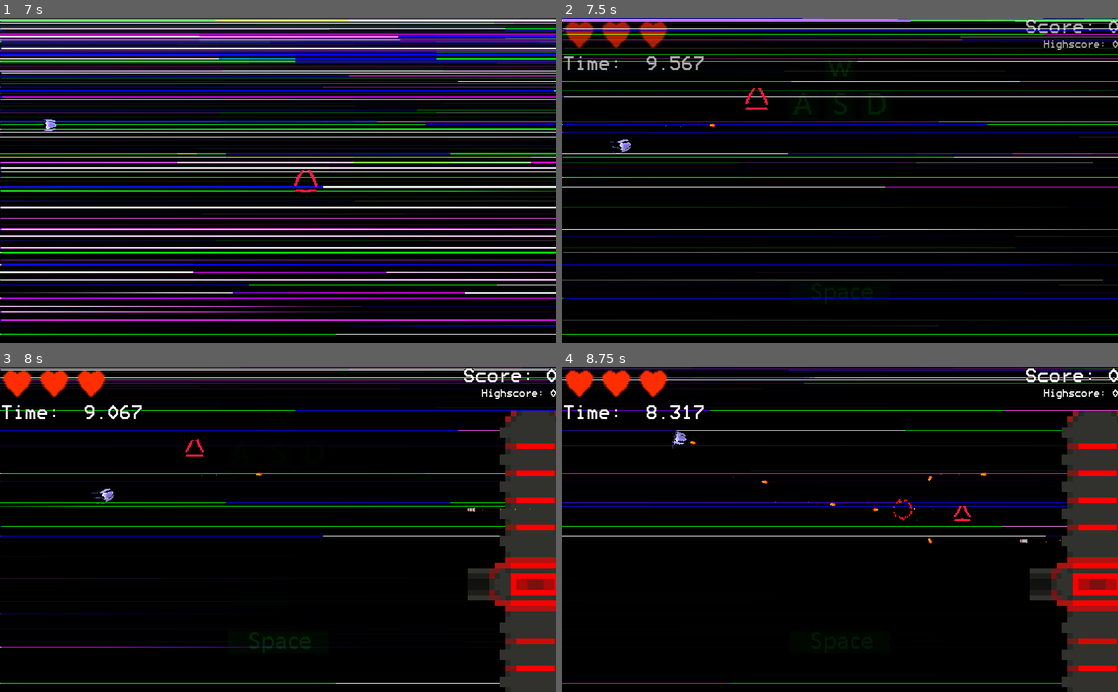
Above: before the commit, frames 1-4 (two rows, left to right).
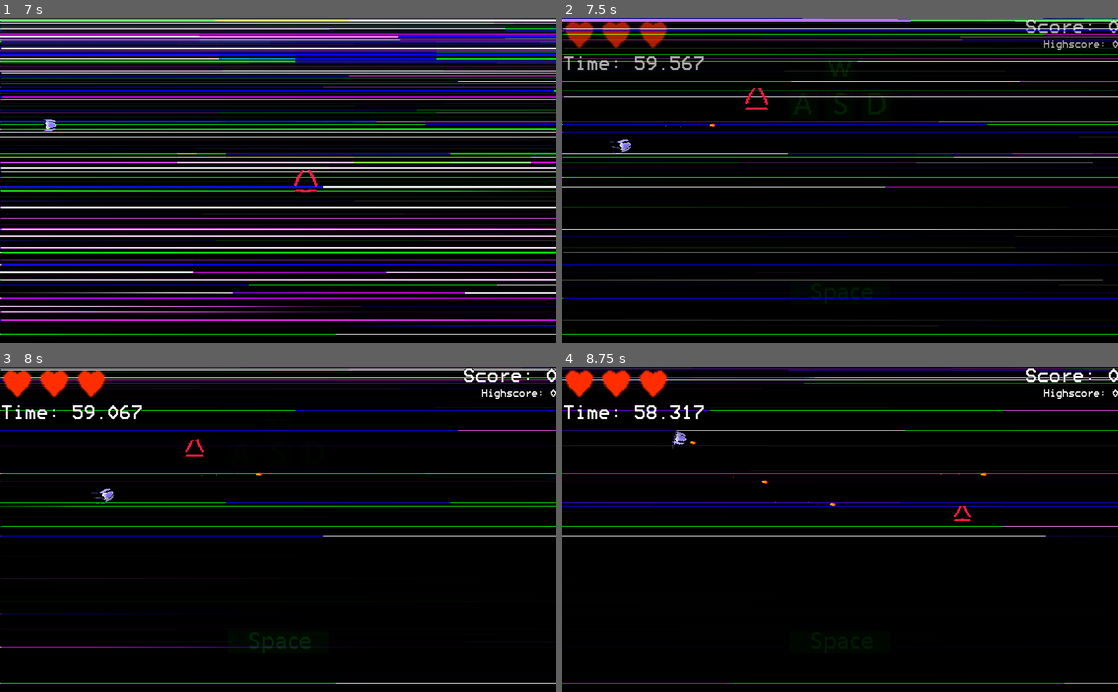
Above: after the commit, the same moments.

Repository: pigslyer/SlipspaceEscapades
Game: Godot game, scene res://GaryScenes/BiggerWorld/BiggerWorld.tscn
The game is run twice, just before and just after one commit, with the same random seed, the same clock (stepped at 60 frames per second) and the same inputs. Sound files missing from this copy of the repository are replaced by a short silence.
Inputs (mouse positions are in pixels of both pictures, inside the frame that each line leads up to):
- Up to frame 1 (7 s): click "Begin" at 0.5 s; click "Begin" at 1.25 s; tap Enter (ui_accept) at 2, 2.27, 2.75, 3.02, 4.25, 4.52, 5, 5.27, 5.75, 6.02, 6.5 s; move the mouse to (400, 164) at 2.02 s; hold D (move_right) 2.03-2.78 s; hold Space (shoot) 2.03-2.78 s; move the mouse to (166, 196) at 2.77 s; hold S (move_down) 2.78-3.53 s; tap Q (test_powerup) at 2.85, 4.35, 5.85 s; move the mouse to (333, 109) at 3.52 s; hold D (move_right) 3.53-4.28 s; hold Space (shoot) 3.53-4.28 s; move the mouse to (250, 245) at 4.27 s; hold W (move_up) 4.28-5.03 s; move the mouse to (444, 229) at 5.02 s; hold Space (shoot) 5.03-5.78 s; hold A (move_left) 5.03-6.53 s; move the mouse to (111, 131) at 5.77 s; move the mouse to (305, 180) at 6.52 s; hold S (move_down) from 6.53 s (still down); hold Space (shoot) from 6.53 s (still down)
- Up to frame 2 (7.5 s): move the mouse to (756, 99) at 7.27 s; release S (move_down) at 7.28 s; release Space (shoot) at 7.28 s; hold D (move_right) from 7.28 s (still down); tap Q (test_powerup) at 7.35 s
- Up to frame 3 (8 s): keep holding D (move_right); tap Enter (ui_accept) at 7.52 s
- Up to frame 4 (8.75 s): move the mouse to (962, 513) at 8.02 s; release D (move_right) at 8.03 s; hold W (move_up) from 8.03 s (still down); hold Space (shoot) from 8.03 s (still down); tap Enter (ui_accept) at 8.27 s

Frame 1 is identical in both runs. In frame 2, less than 0.1% of the frame differs, in the area x 13-15%, y 11-17%; in frame 3, 8.8%; in frame 4, 8.9%, in the area x 13-100%, y 11-100%.

Commit message:
FINAL push!

Diff:
--- a/GaryScenes/BiggerWorld/BiggerWorld.tscn
+++ b/GaryScenes/BiggerWorld/BiggerWorld.tscn
@@ -14,6 +14,7 @@
 anchor_right = 1.0
 anchor_bottom = 1.0
 script = ExtResource( 6 )
+gameplayTime = 60.0
 wonText = "\"We've done it!\" your space first mate shouts. His joyous roar is joined by the rest of your space crew.
 \"Y'know what lads!\", you shout out \"It's time for us to get knackered! TO THE SPACE BAR!\"
 
